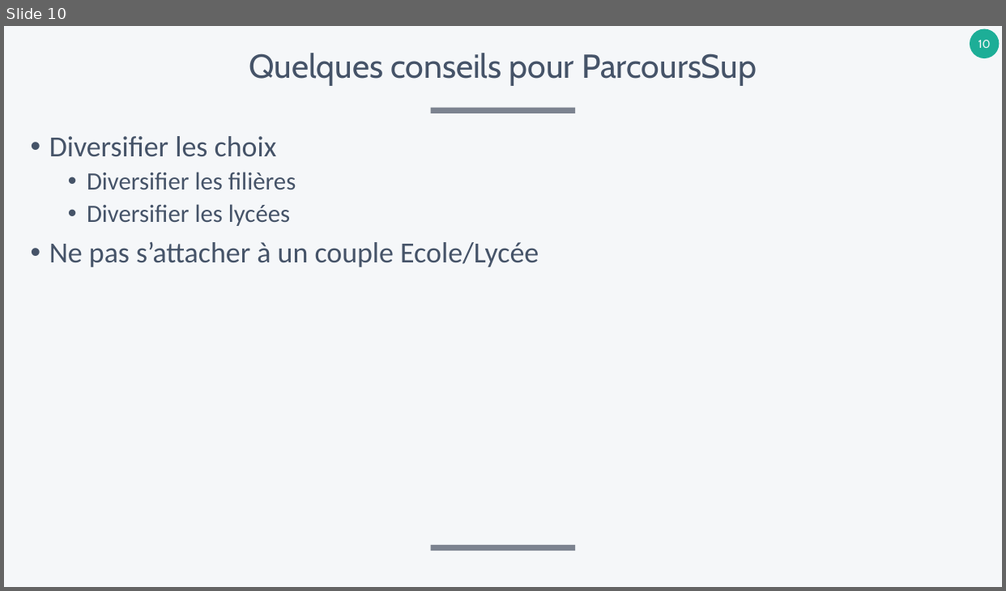
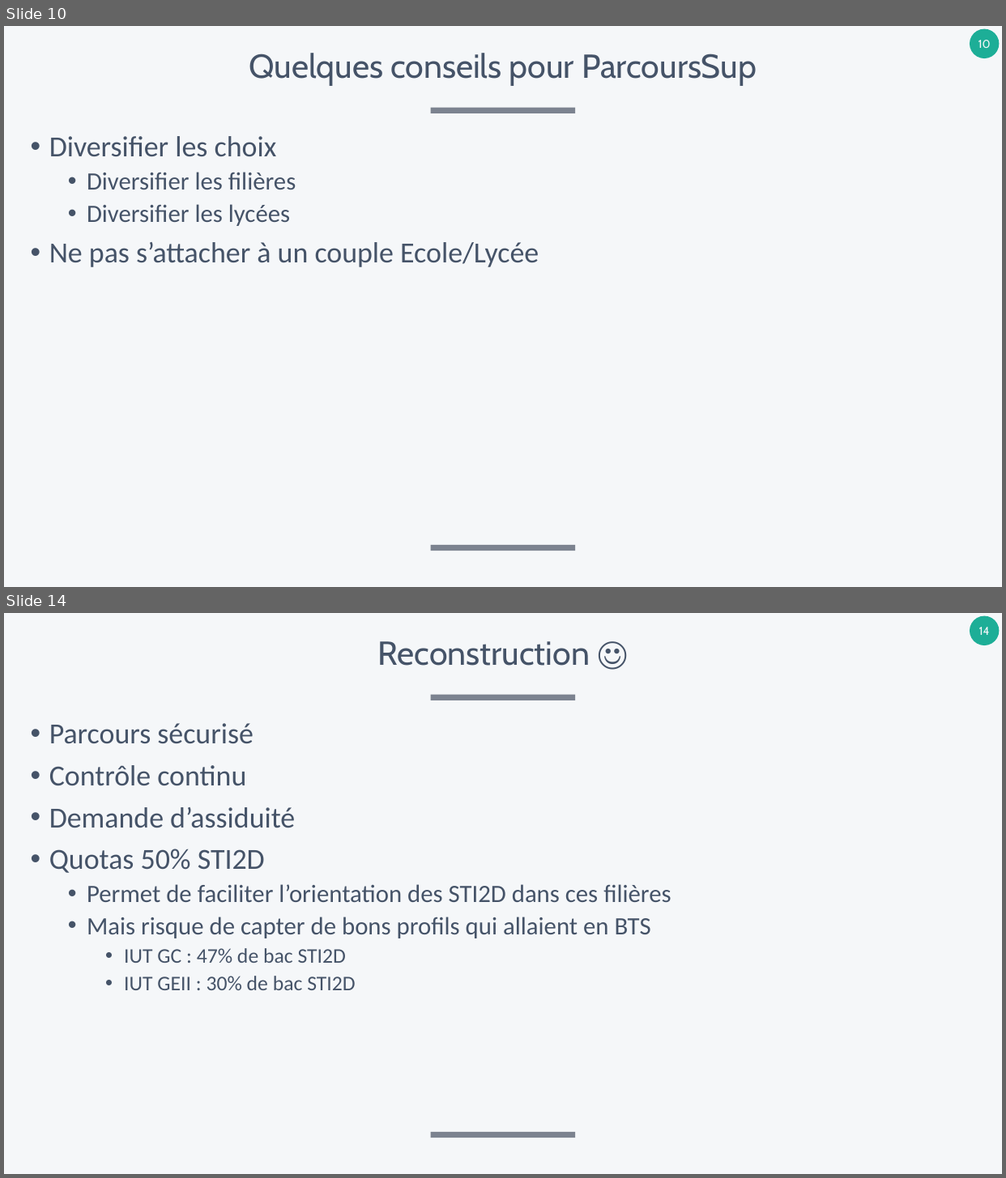
Before and after one commit to xpessoles/SI_Dev, a slide deck: Orientation/Orientation_PostBac.pptx. Shown one above the other, each under a label of ours: slide 10 before the commit, slides 10 and 14 after it; the slides between them are not shown. The pictures are 1006x591 and 1006x1178 pixels, drawn with LibreOffice and Linux fonts; fonts in the diff are those of the drawing. Boxes give left, top, right and bottom in pixels: in the first picture for what was removed or moved away, otherwise in the second. Text is boxed around its words. In the diff, an @@ line names an element or a change of style, - is before the commit and + after.

```diff
--- a/Orientation/Orientation_PostBac.pptx
+++ b/Orientation/Orientation_PostBac.pptx
@@ slide 14 added at (4,613,1002,1174), background #F5F7F9; not listed: 3 template elements that a slide beside it also shows @@
@@ title added at (378,641,590,666), 32 pt, text #455368 @@
+Reconstruction ☺
@@ text added at (49,723,671,990), 24 pt, text #455368 @@
+• Parcours sécurisé
+• Contrôle continu
+• Demande d’assiduité
+• Quotas 50% STI2D
+  • Permet de faciliter l’orientation des STI2D dans ces filières
+  • Mais risque de capter de bons profils qui allaient en BTS
+    • IUT GC : 47% de bac STI2D
+    • IUT GEII : 30% de bac STI2D
```
Also in this commit, not shown: 4 slides changed, 9 other slides added.
